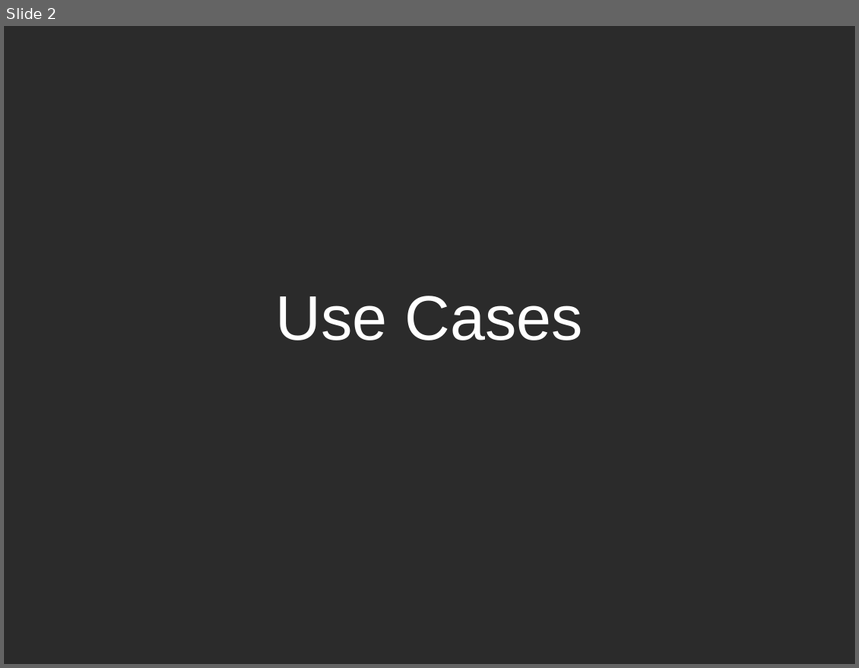
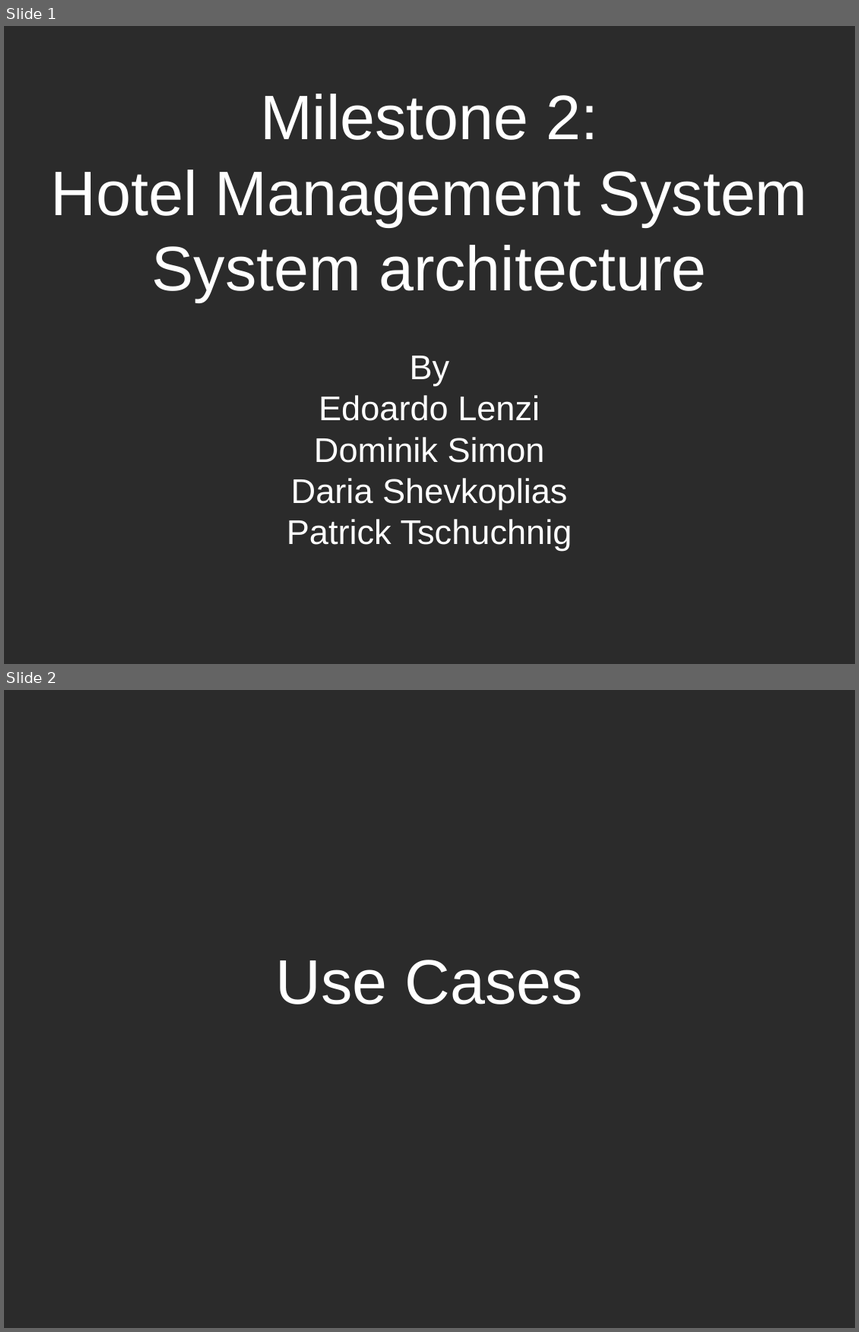
Before and after one commit to EdoardoLenzi9/Advanced-Programming-CPP-Dodo-Neko, a slide deck: Documentation/Milestone 2.odp. Shown one above the other, each under a label of ours: slide 2 before the commit, slides 1 and 2 after it. The pictures are 859x668 and 859x1332 pixels, drawn with LibreOffice and Linux fonts; fonts in the diff are those of the drawing; background and template pictures are left out; a plain dark background stands for a picture behind light text. Boxes give left, top, right and bottom in pixels: in the first picture for what was removed or moved away, otherwise in the second. Text is boxed around its words. In the diff, an @@ line names an element or a change of style, - is before the commit and + after.

```diff
--- a/Documentation/Milestone 2.odp
+++ b/Documentation/Milestone 2.odp
@@ slide 1 added at [4,26,855,664], background picture (left out) @@
@@ title added at [51,94,807,301], 58.6 pt, text #FFFFFF @@
+Milestone 2:
+Hotel Management System
+System architecture
@@ subtitle added at [287,356,572,551], 32 pt, text #FFFFFF @@
+By
+Edoardo Lenzi
+Dominik Simon
+Daria Shevkoplias
+Patrick Tschuchnig
```
Also in this commit, not shown: 4 other slides added, 1 slide removed.
